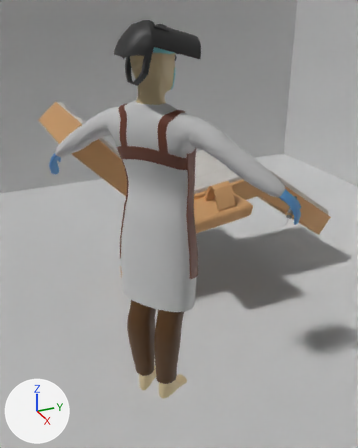
A saved change to the Blender file ArtSharing/Character/mad_doctor.blend.
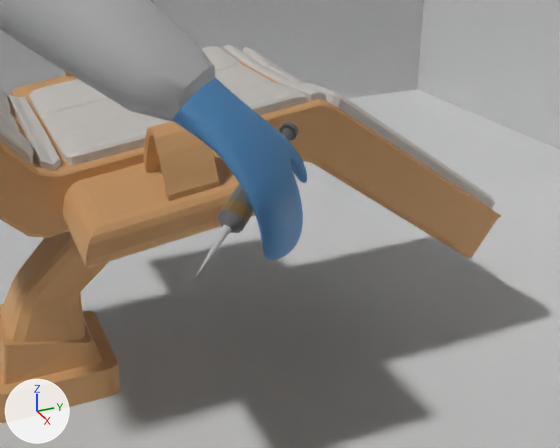
Each version is shown from a 50 mm camera at (3.284, -1.217, 2.118) aimed at (1.133, -0.249, 1.042), then close up from a 50 mm camera at (2.24, -0.18, 1.521) aimed at (1.677, 0.073, 1.239). The lights are fixed; the arrows at lower left show +X, +Y and +Z. Everything nearer to the camera than a plane just in front of the edit is cut away.
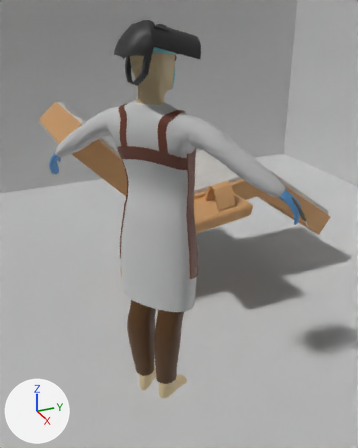
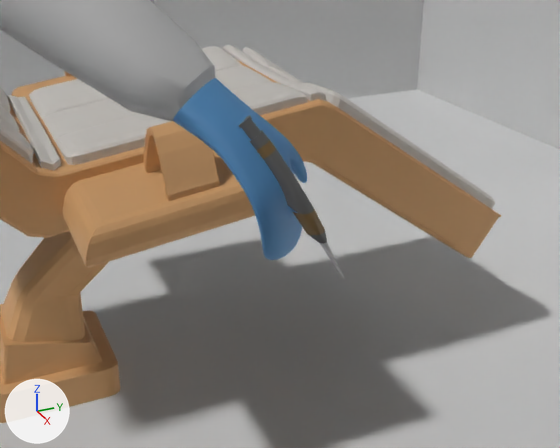
Boxes [x1, y1, x2, y2] around the edits, measured in the close-ups (560 x 448 px):
```json
{"object": "Human", "change": "reshaped", "before": [0, 0, 307, 260], "after": [0, 0, 344, 279]}
{"object": "Cube", "change": "deleted", "before": [196, 122, 299, 276], "faces in mat_syringe (grey #777777)": [218, 122, 299, 233], "faces in mat_syringebrown (brown #997b4c)": [221, 199, 251, 226], "faces in mat_neetle (white #e7e7e7)": [196, 225, 231, 276]}
{"part": 1, "of": "me_cube", "change": "built on", "before": [234, 117, 302, 227], "after": [234, 115, 344, 279]}
```

Scene script edits in JSON lines:
```json
{"block": "me_cube", "where": "# used by ob_human; location = (1.1279, -0.3667, 1.112); rotation_euler = (0.0, 0.0, 2.204), in degrees (0, 0, 126); scale = (1.1, 1.1, 1.1)"}
{"op": "remove", "block": "me_cube", "code": "me_cube.from_pydata(...)  # 7390 vertices, 7430 faces; spans x -0.12..0.14, y -0.65..0.65, z -1.01..0.8"}
{"op": "add", "block": "me_cube", "code": "me_cube.from_pydata(...)  # 7642 vertices, 7662 faces; spans x -0.12..0.14, y -0.69..0.65, z -1.01..0.8"}
{"block": "me_cube", "change": "me_cube part 1"}
{"block": "me_cube", "change": "3 vertices are removed from x 0.02..0.03, y -0.65..-0.63, z 0.14..0.17"}
{"block": "me_cube", "change": "43 faces are deleted"}
{"block": "me_cube", "change": "7 vertices move within x 0.02..0.04, y -0.65..-0.64, z 0.13..0.17"}
{"block": "me_cube", "change": "255 vertices are added at x 0.01..0.05, y -0.69..-0.61, z 0.07..0.2"}
{"block": "me_cube", "change": "42 new faces join them, mat_gloves (blue #6baee7)"}
{"block": "me_cube", "change": "175 new faces join them, mat_syringe (grey #777777)"}
{"block": "me_cube", "change": "34 new faces join them, mat_syringebrown (brown #997b4c)"}
{"block": "me_cube", "change": "24 new faces join them, mat_neetle (white #e7e7e7)"}
{"op": "add", "block": "me_cube", "code": "me_cube.materials.append(mat_syringe)  # grey #777777"}
{"op": "add", "block": "me_cube", "code": "me_cube.materials.append(mat_syringebrown)  # brown #997b4c"}
{"op": "add", "block": "me_cube", "code": "me_cube.materials.append(mat_neetle)  # white #e7e7e7"}
{"op": "remove", "block": "ob_cube", "code": ["ob_cube = bpy.data.objects.new('Cube', me_cube_010)", "ob_cube.location = (0.8597, 1.3211, 1.4252)", "ob_cube.scale = (1.36, 1.36, 0.893)", "_m = ob_cube.modifiers.new('EdgeSplit', 'EDGE_SPLIT')"]}
```
